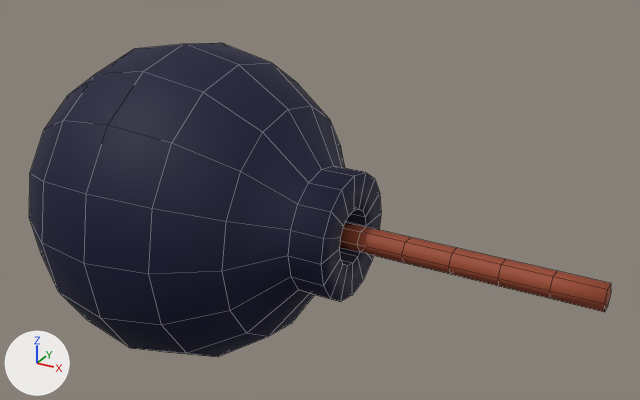
What one commit did to the OBJ model Resources/bomb.obj.
One viewpoint serves both versions: a 50 mm lens placed at (2.15, -2.79, 1.52), pointed at (0.58, 0.07, 0.09). Arrows for +X, +Y and +Z are at lower left; the lights stay in place. Mesh edges are drawn as thin lines. Where no turn or scale is listed for an object, it has been applied to the vertices.

In view in the first picture: 'Sword', 'Sword.005'.
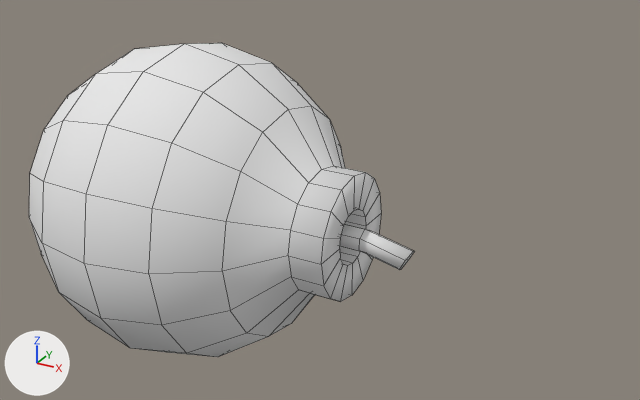
Boxes (x1, y1, x2, y2) around the edits, measured in the pictures (640 x 400 px):
```json
{"object": "Sword.005", "change": "reshaped", "before": [29, 43, 381, 357], "after": [29, 43, 414, 357], "on screen": "9% wider"}
{"object": "Sword", "change": "deleted", "before": [340, 222, 611, 312], "on screen": "brown"}
{"part": 1, "of": "me_sword_005", "change": "added", "after": [340, 224, 414, 270]}
{"part": 2, "of": "me_sword_005", "change": "recoloured", "before": [29, 43, 381, 357], "after": [29, 43, 381, 357], "on screen": "blue to white"}
```

Scene script edits in JSON lines:
```json
{"op": "add", "block": "mat_material_005", "code": ["mat_material_005 = principled_material('Material.005')", "mat_material_005.base_color = (0.8, 0.8, 0.8)  # white #e7e7e7", "mat_material_005.roughness = 1.0"]}
{"block": "me_sword_005", "where": "# used by ob_sword_005; location = (0.0, 0.0, 0.0)"}
{"op": "remove", "block": "me_sword_005", "code": "me_sword_005.from_pydata(...)  # 161 vertices, 161 faces; spans x -0.671..0.766, y -0.674..0.674, z -0.674..0.674"}
{"op": "add", "block": "me_sword_005", "code": "me_sword_005.from_pydata(...)  # 179 vertices, 175 faces; spans x -0.671..1.018, y -0.674..0.674, z -0.674..0.674"}
{"block": "me_sword_005", "change": "me_sword_005 part 1: a new loose piece of 18 vertices spanning x 0.633..1.018, y -0.044..0.044, z -0.089..0.051, in mat_material_005 (white #e7e7e7)"}
{"block": "me_sword_005", "change": "me_sword_005 part 2: 161 faces spanning x -0.671..0.765, y -0.674..0.674, z -0.674..0.674 switch from mat_material_001 (picture img_weapon_png) to mat_material_005 (white #e7e7e7)"}
{"op": "remove", "block": "ob_sword", "code": ["ob_sword = bpy.data.objects.new('Sword', me_sword)", "ob_sword.location = (0.0, 0.0, 0.0)"]}
```
